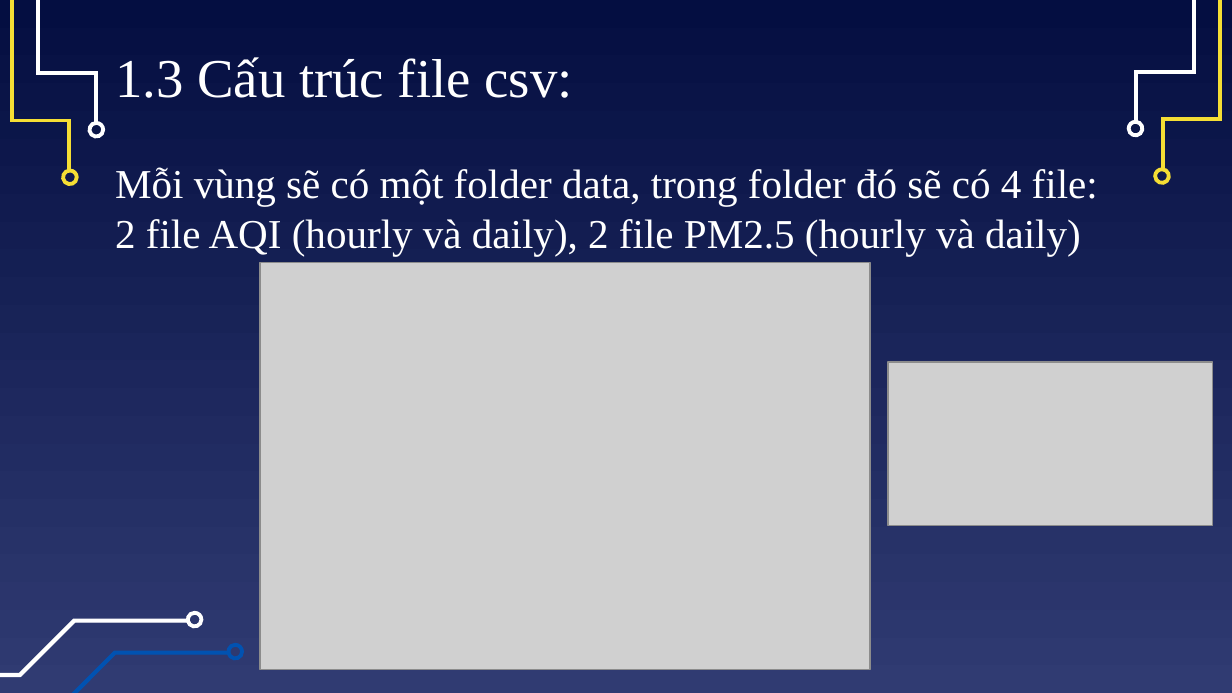
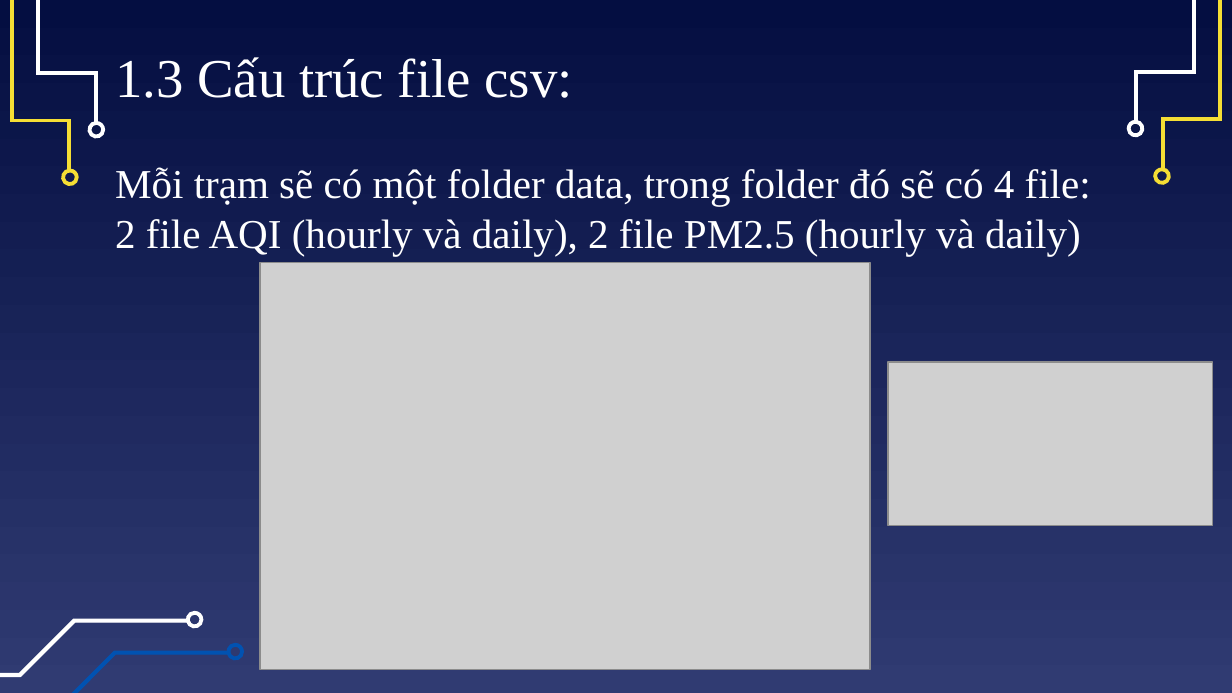
Before and after one commit to quandum/hcm_air_quality, a slide deck: slide 9 of report/[KyThuatXuLyDuLieu]Báo cáo đồ án cuối kỳ_Nhóm_11.pptx (slide 7 before the commit). Drawn at 1232x693 pixels with LibreOffice and Linux fonts; fonts in the diff are those of the drawing; grey boxes stand for pictures. Boxes give left, top, right and bottom in pixels: in the first picture for what was removed or moved away, otherwise in the second. Text is boxed around its words. In the diff, an @@ line names an element or a change of style, - is before the commit and + after.

```diff
--- a/report/[KyThuatXuLyDuLieu]Báo cáo đồ án cuối kỳ_Nhóm_11.pptx
+++ b/report/[KyThuatXuLyDuLieu]Báo cáo đồ án cuối kỳ_Nhóm_11.pptx
@@ text at (x1=115, y1=167, x2=1091, y2=256): text changed @@
-Mỗi vùng sẽ có một folder data, trong folder đó sẽ có 4 file: 2 file AQI (hourly và daily), 2 file PM2.5 (hourly và daily)
+Mỗi trạm sẽ có một folder data, trong folder đó sẽ có 4 file: 2 file AQI (hourly và daily), 2 file PM2.5 (hourly và daily)
```
Also in this commit, not shown: 3 other slides changed, 2 slides added.
